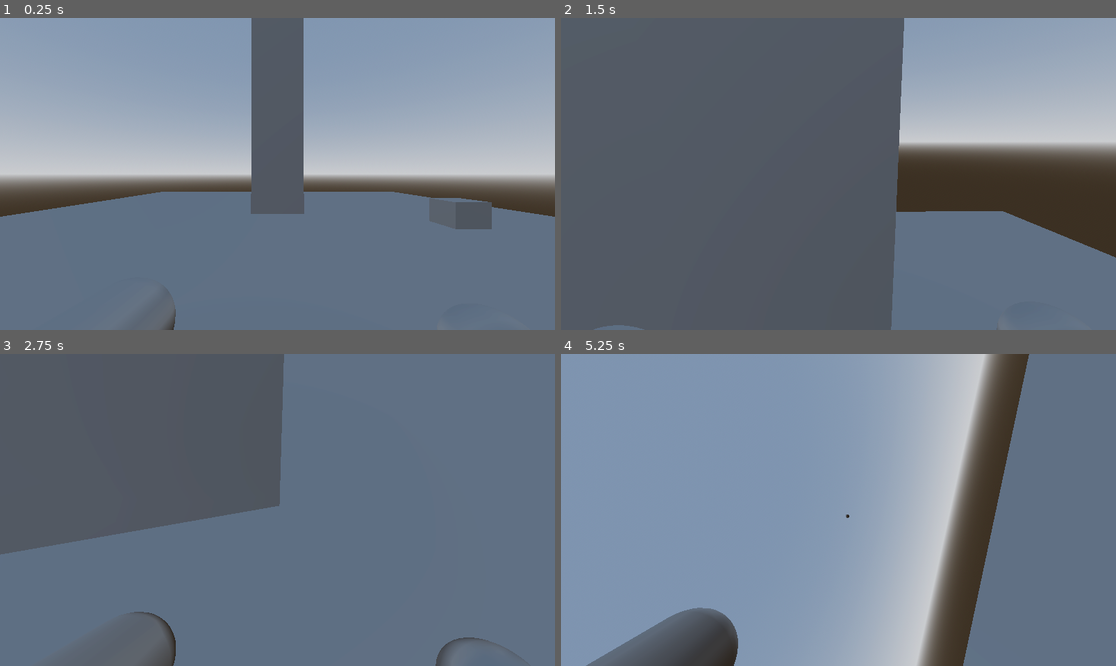
Above: before the commit, frames 1-4 (two rows, left to right).
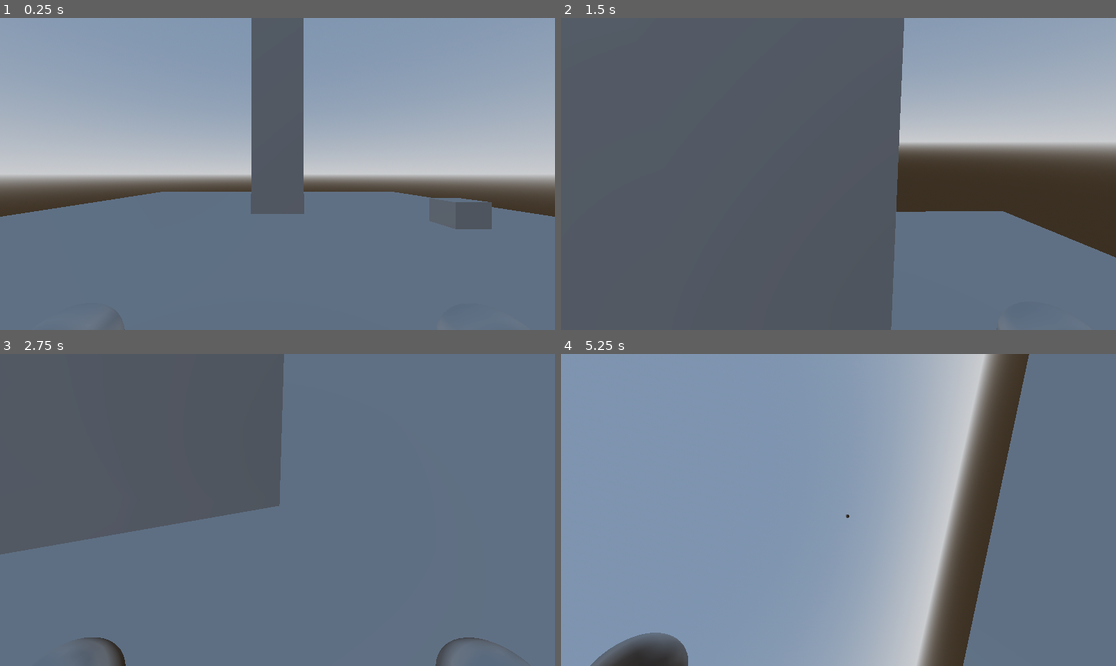
Above: after the commit, the same moments.

Repository: muugii-sudo/devils_rise
Game: Godot game, scene res://node_3d.tscn
Same seed, same stepped clock (60 frames per second), same inputs: the game is played once before the commit and once after it.
Inputs (mouse positions are in pixels of both pictures, inside the frame that each line leads up to):
- Up to frame 1 (0.25 s): no input
- Up to frame 2 (1.5 s): tap Enter at 0.5 s; move the mouse to (866, 174) at 0.52 s; hold Right mouse button (rmb) 0.53-1.28 s; hold W (move_forward) from 0.53 s (still down); move the mouse to (810, 174) at 1.27 s; tap R (key_r) at 1.35 s
- Up to frame 3 (2.75 s): keep holding W (move_forward); right-click (249, 510) at 1.55 s; move the mouse to (288, 503) at 2.02 s; hold Right mouse button (rmb) from 2.03 s (still down); click (288, 503) at 2.1 s
- Up to frame 4 (5.25 s): keep holding W (move_forward); move the mouse to (832, 516) at 2.77 s; release Right mouse button (rmb) at 2.78 s; right-click (832, 516) at 2.85 s; move the mouse to (877, 513) at 3.52 s; hold Right mouse button (rmb) 3.53-4.28 s; move the mouse to (794, 506) at 4.27 s; tap R (key_r) at 4.35 s; right-click (794, 506) at 4.55 s; move the mouse to (844, 510) at 5.02 s; hold Right mouse button (rmb) from 5.03 s (still down); click (844, 510) at 5.1 s

The runs differ from the first frame. In frame 1, 0.1% of the frame differs, in the area x 22-32%, y 91-100%; in frame 2, 0.1%; in frame 3, 0.8%; in frame 4, 2.6%, in the area x 4-32%, y 81-100%.

Commit message:
arms brah

Diff:
--- /dev/null
+++ b/thegame/left_arm.gd
@@ -0,0 +1,50 @@
+extends CharacterBody3D
+
+@export var arm_speed := 15.0
+@export var max_distance := 20.0
+
+var player = null
+var extending := false
+var retracting := false
+var start_position := Vector3.ZERO
+var direction := Vector3.ZERO
+var grapple_point: Vector3
+
+@onready var ray = $RayCast3D
+
+func _ready():
+	player = get_parent()
+	start_position = global_transform.origin
+
+func extend():
+	if extending or retracting:
+		return
+	extending = true
+	start_position = global_transform.origin
+	direction = -player.cam.global_transform.basis.z.normalized()
+
+func _physics_process(delta):
+	if extending:
+		var motion = direction * arm_speed * delta
+		var collision = move_and_collide(motion)
+		if collision:
+			extending = false
+			retracting = true
+			grapple_point = collision.get_position()
+			player.is_grappling = true
+			player.grapple_point = grapple_point
+			return
+
+		if global_transform.origin.distance_to(start_position) >= max_distance:
+			extending = false
+			retracting = true
+
+	elif retracting:
+		var hand_pos = player.global_transform.origin + Vector3.ZERO
+		var back_dir = (hand_pos - global_transform.origin).normalized()
+		var motion = back_dir * arm_speed * delta
+		if global_transform.origin.distance_to(hand_pos) <= 0.5:
+			retracting = false
+			global_transform.origin = hand_pos
+		else:
+			global_transform.origin += motion
--- a/thegame/player.gd
+++ b/thegame/player.gd
@@ -11,7 +11,8 @@
 var grapple_point: Vector3
 
 @onready var cam := $Camera3D
-@onready var arm := $RightArm2
+@onready var arm := $RightArm
+
 
 func _ready():
 	Input.set_mouse_mode(Input.MOUSE_MODE_CAPTURED)
--- a/thegame/player.tscn
+++ b/thegame/player.tscn
@@ -1,8 +1,7 @@
-[gd_scene load_steps=9 format=3 uid="uid://40uex1s5t7pt"]
+[gd_scene load_steps=7 format=3 uid="uid://40uex1s5t7pt"]
 
 [ext_resource type="Script" uid="uid://bnpa8bcebvrx7" path="res://player.gd" id="1_4flbx"]
 [ext_resource type="Script" uid="uid://mm8vs7ghlaqh" path="res://right_arm_2.gd" id="2_hqtel"]
-[ext_resource type="Script" path="res://mesh_instance_3d_2.gd" id="3_i3pqv"]
 
 [sub_resource type="CapsuleShape3D" id="CapsuleShape3D_onrkg"]
 
@@ -14,10 +13,6 @@
 
 [sub_resource type="ConvexPolygonShape3D" id="ConvexPolygonShape3D_i3pqv"]
 points = PackedVector3Array(-0.0182264, -0.0978172, 0.0092536, 0.0184367, 0.0977701, 0.00924919, 0.0184406, 0.0977912,  …(1006 unchanged characters)…
-
-[sub_resource type="CapsuleMesh" id="CapsuleMesh_hqtel"]
-radius = 0.1
-height = 1.0
 
 [node name="Player" type="RigidBody3D"]
 axis_lock_angular_x = true
@@ -37,26 +32,32 @@
 transform = Transform3D(1, 0, 0, 0, 1, 0, 0, 0, 1, 0, 1.2, 0)
 mesh = SubResource("CapsuleMesh_i3pqv")
 
-[node name="RightArm2" type="CharacterBody3D" parent="."]
+[node name="RightArm" type="CharacterBody3D" parent="."]
 script = ExtResource("2_hqtel")
 
-[node name="RightArm" type="MeshInstance3D" parent="RightArm2"]
+[node name="RightArm" type="MeshInstance3D" parent="RightArm"]
 transform = Transform3D(0.997401, 0.0719155, 0.00447413, 0.000280442, 0.0582188, -0.998304, -0.072054, 0.99571, 0.0580473, 0.496326, 1.33324, -0.678276)
 mesh = SubResource("SphereMesh_i3pqv")
 skeleton = NodePath("../..")
 
-[node name="CollisionShape3D" type="CollisionShape3D" parent="RightArm2"]
+[node name="CollisionShape3D" type="CollisionShape3D" parent="RightArm"]
 transform = Transform3D(0.997401, 0.0719155, 0.00447413, 0.000280442, 0.0582188, -0.998304, -0.072054, 0.99571, 0.0580473, 0.496326, 1.33324, -0.678276)
 shape = SubResource("ConvexPolygonShape3D_i3pqv")
 
-[node name="RayCast3D" type="RayCast3D" parent="RightArm2"]
+[node name="RayCast3D" type="RayCast3D" parent="RightArm"]
+transform = Transform3D(1, 0, 0, 0, 1, 0, 0, 0, 1, 0, 1.11575, -0.842589)
 
-[node name="LeftArm2" type="CharacterBody3D" parent="."]
+[node name="LeftArm" type="CharacterBody3D" parent="."]
+transform = Transform3D(1, 0, 0, 0, 1, 0, 0, 0, 1, -0.977457, 0, -0.00162268)
 
-[node name="LeftArm" type="MeshInstance3D" parent="LeftArm2"]
-transform = Transform3D(1, 0, 0, 0, 0.0620937, -0.99807, 0, 0.99807, 0.0620937, -0.338044, 1.43543, -0.257748)
-mesh = SubResource("CapsuleMesh_hqtel")
+[node name="RightArm" type="MeshInstance3D" parent="LeftArm"]
+transform = Transform3D(0.997401, 0.0719155, 0.00447413, 0.000280442, 0.0582188, -0.998304, -0.072054, 0.99571, 0.0580473, 0.496326, 1.33324, -0.678276)
+mesh = SubResource("SphereMesh_i3pqv")
 skeleton = NodePath("../..")
-script = ExtResource("3_i3pqv")
 
-[node name="CollisionShape3D" type="CollisionShape3D" parent="LeftArm2"]
+[node name="CollisionShape3D" type="CollisionShape3D" parent="LeftArm"]
+transform = Transform3D(0.997401, 0.0719155, 0.00447413, 0.000280442, 0.0582188, -0.998304, -0.072054, 0.99571, 0.0580473, 0.496326, 1.33324, -0.678276)
+shape = SubResource("ConvexPolygonShape3D_i3pqv")
+
+[node name="RayCast3D" type="RayCast3D" parent="LeftArm"]
+transform = Transform3D(1, 0, 0, 0, 1, 0, 0, 0, 1, 0, 1.18194, -0.687393)
Not shown, added: thegame/left_arm.gd.uid
